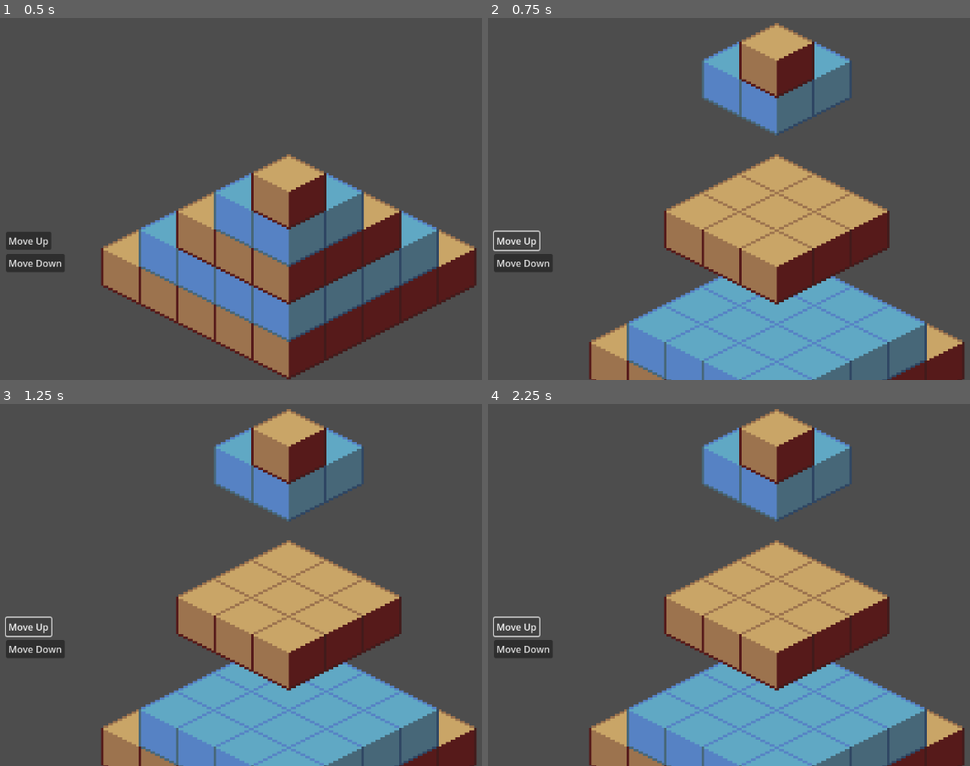
Above: before the commit, frames 1-4 (two rows, left to right).
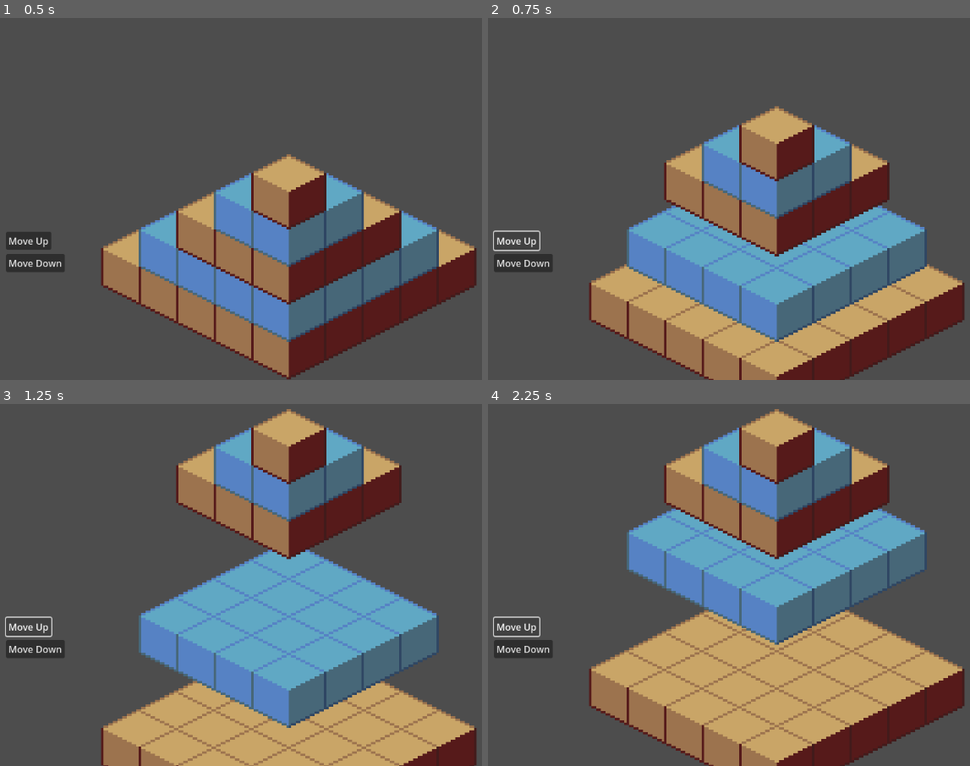
Above: after the commit, the same moments.

Repository: austin226/godot-isometric-demo
Game: Godot game, scene res://level.tscn
The game is run twice, just before and just after one commit, with the same random seed, the same clock (stepped at 60 frames per second) and the same inputs.
Inputs:
- Up to frame 1 (0.5 s): no input
- Up to frame 2 (0.75 s): click "Move Up" at 0.5 s
- Up to frame 3 (1.25 s): no input
- Up to frame 4 (2.25 s): click "Move Down" at 1.25 s; click "Move Up" at 2 s

Frame 1 is identical in both runs. In frame 2, 48% of the frame differs, in the area x 21-99%, y 1-100%; in frame 3, 35%; in frame 4, 47%.

Commit message:
Change layers with tween

Diff:
--- a/grid/grid.gd
+++ b/grid/grid.gd
@@ -8,8 +8,9 @@
 var _min_layer: int = 0
 var _max_layer: int = 0
 
-const EXTRA_LAYER_GAP_DOWN = Coord.COORDINATE_SCALE * 5
-const EXTRA_LAYER_GAP_UP = Coord.COORDINATE_SCALE * 7
+const EXTRA_LAYER_GAP_DOWN: float = Coord.COORDINATE_SCALE * 5
+const EXTRA_LAYER_GAP_UP: float = Coord.COORDINATE_SCALE * 7
+const LAYER_MOVE_DURATION_S: float = 0.5
 
 
 func _ready():
@@ -42,6 +43,14 @@
 func _default_layer_position_y(layer_number: int) -> float:
 	return -2 * Coord.COORDINATE_SCALE * layer_number
 
+func _move_layer_to_y(layer: GridLayer, y: float) -> void:
+	if Engine.is_editor_hint():
+		# Just snap immediately
+		layer.position.y = y
+	else:
+		var tween = get_tree().create_tween()
+		tween.tween_property(layer, "position:y", y, LAYER_MOVE_DURATION_S)
+
 func _set_focused_layer(value: int) -> void:
 	_focused_layer = value
 	for layer in _get_sorted_layers():
@@ -50,8 +59,7 @@
 			y += EXTRA_LAYER_GAP_DOWN
 		elif layer.layer_number > _focused_layer:
 			y -= EXTRA_LAYER_GAP_UP
-		layer.position.y = y
-
+		_move_layer_to_y(layer, y)
 	print("Focused layer: %d" % value)
 
 func _sort_layers(a: GridLayer, b: GridLayer) -> bool:
--- a/level.tscn
+++ b/level.tscn
@@ -15,13 +15,11 @@
 [node name="Grid" type="Node2D" parent="."]
 unique_name_in_owner = true
 script = ExtResource("1_nhihr")
-focused_layer = 1
 
 [node name="Ground" parent="Grid" instance=ExtResource("1_kagpb")]
-position = Vector2(0, 160)
 
 [node name="Floor1" parent="Grid" instance=ExtResource("1_kagpb")]
-position = Vector2(0, -64)
+position = Vector2(0, -288)
 width = 4
 height = 4
 tile_prefab = ExtResource("3_1bogi")
